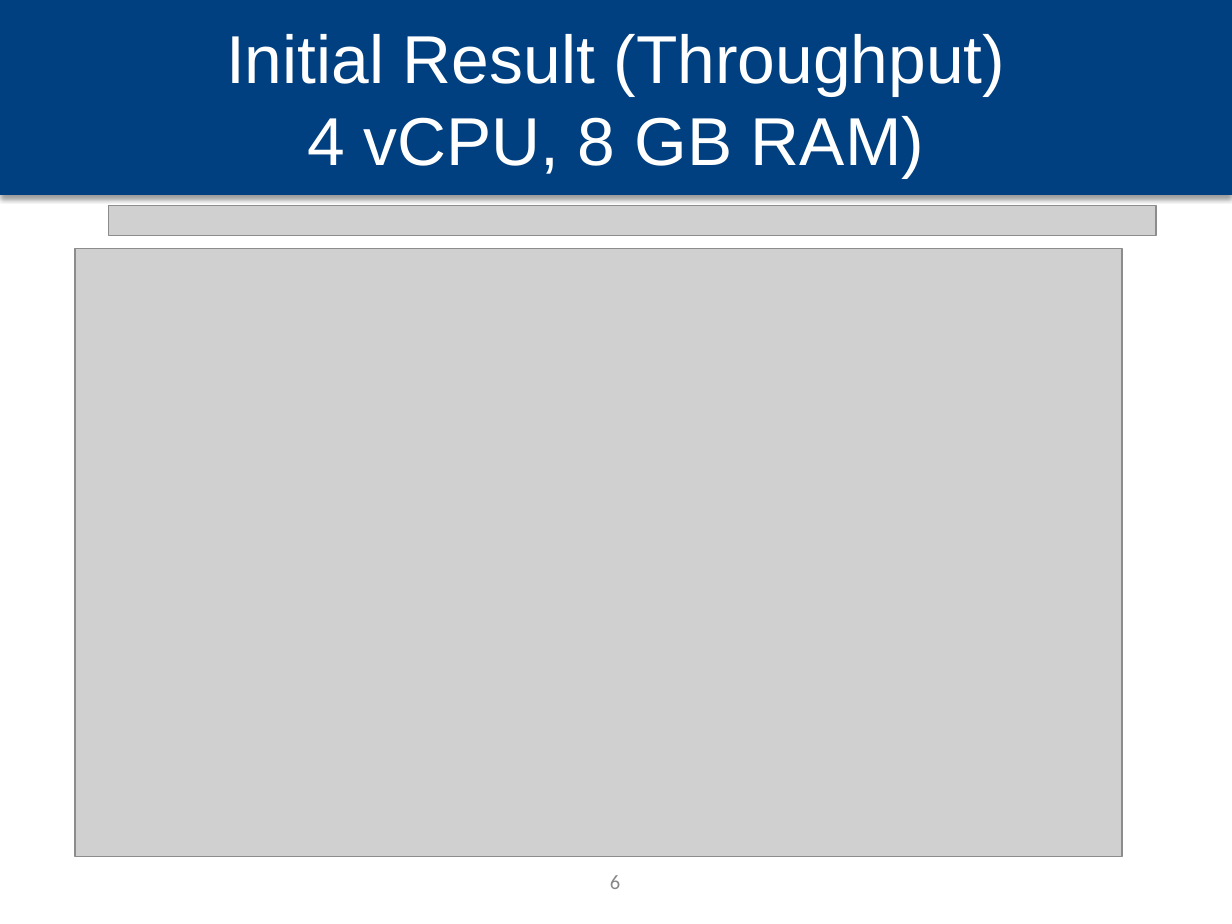
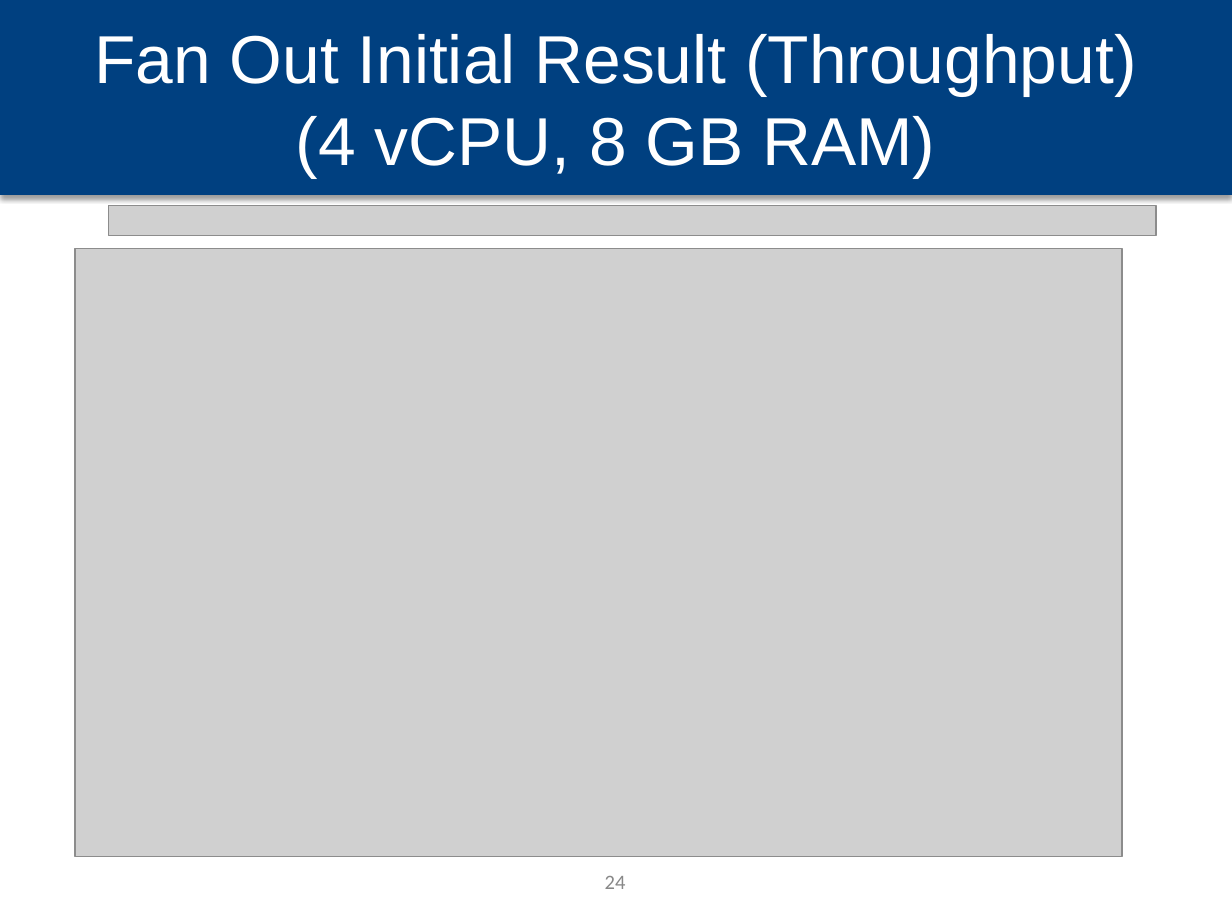
Before and after one commit to hpcclab/mq-bench, a slide deck: slide 24 of docs/Plan/MQ_Bench_Journal_Extension_final.pptx (slide 6 before the commit). Drawn at 1232x924 pixels with LibreOffice and Linux fonts; fonts in the diff are those of the drawing; grey boxes stand for pictures; background and template pictures are left out. Boxes give left, top, right and bottom in pixels: in the first picture for what was removed or moved away, otherwise in the second. Text is boxed around its words. In the diff, an @@ line names an element or a change of style, - is before the commit and + after.

```diff
--- a/docs/Plan/MQ_Bench_Journal_Extension_final.pptx
+++ b/docs/Plan/MQ_Bench_Journal_Extension_final.pptx
@@ title at (x1=94, y1=34, x2=1136, y2=178): text changed @@
-Initial Result (Throughput)
-4 vCPU, 8 GB RAM)
+Fan Out Initial Result (Throughput)
+(4 vCPU, 8 GB RAM)
@@ page number at (x1=605, y1=876, x2=626, y2=889): text changed @@
-6
+24
```
Also in this commit, not shown: 22 other slides changed, 8 slides added, 1 slide removed, 12 other files.
